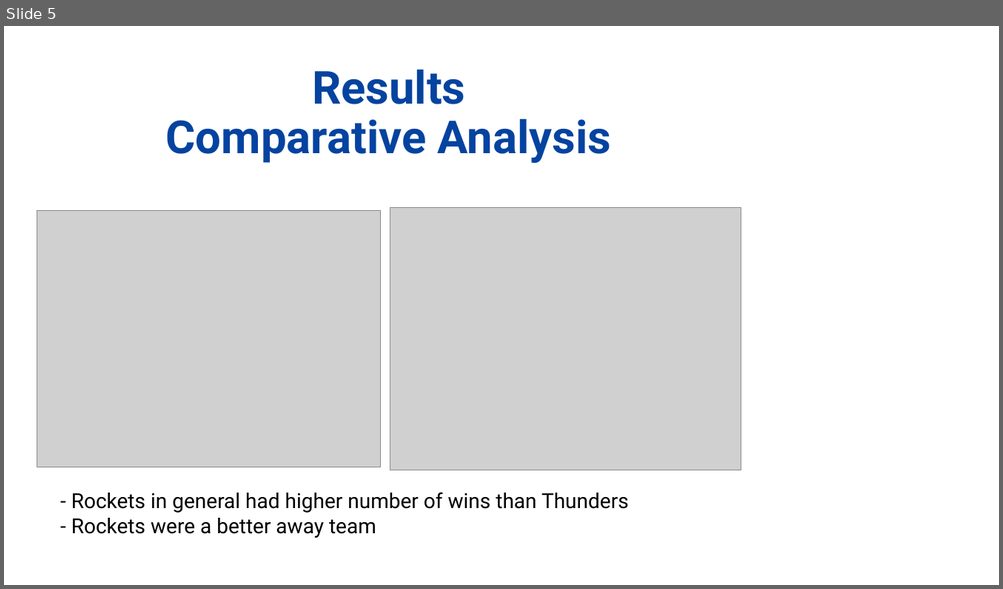
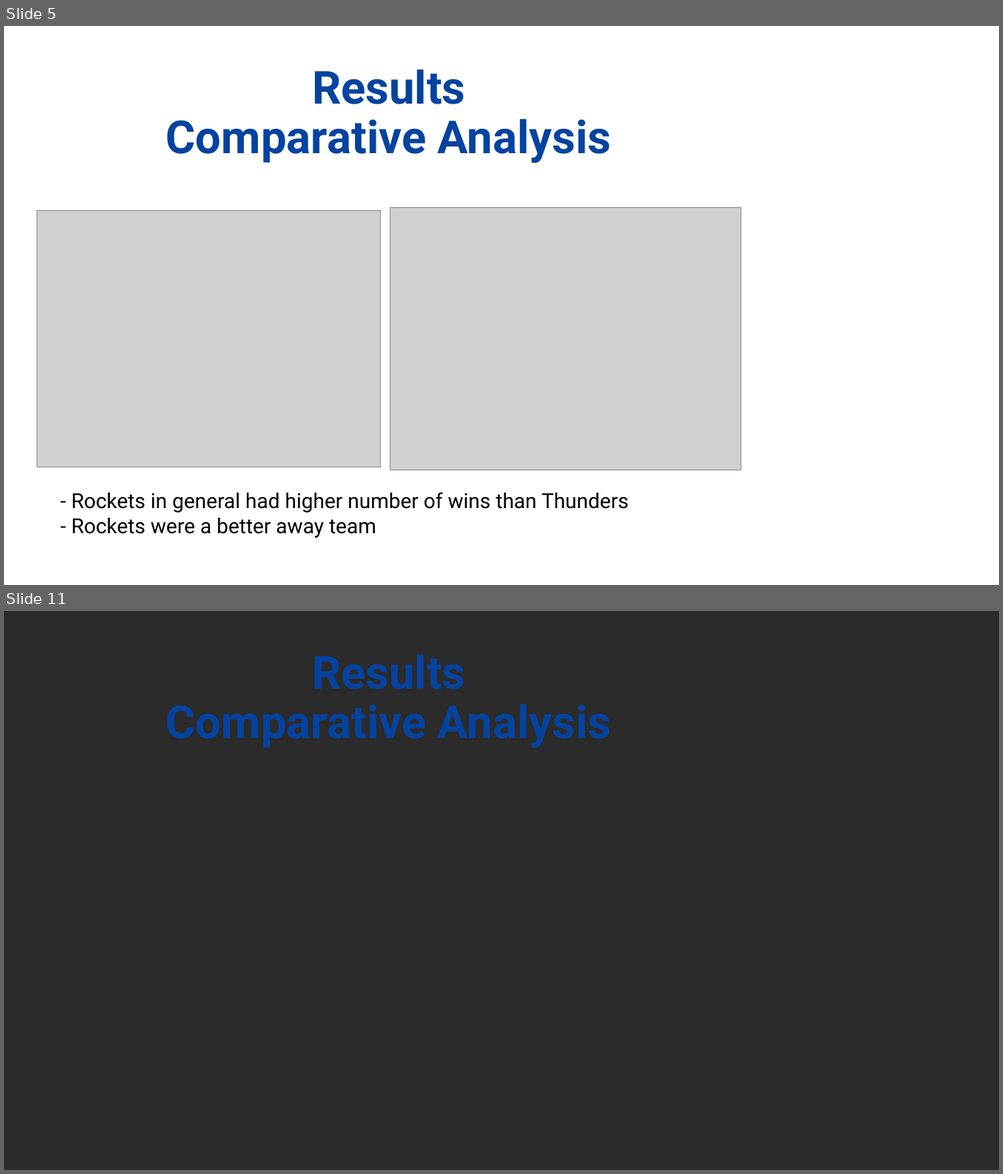
Before and after one commit to nickkeller21/Project1, a slide deck: nicolas/The Westbrook Project_progress.pptx. Shown one above the other, each under a label of ours: slide 5 before the commit, slides 5 and 11 after it; the slides between them are not shown. The pictures are 1003x589 and 1003x1174 pixels, drawn with LibreOffice and Linux fonts; fonts in the diff are those of the drawing; grey boxes stand for pictures; background and template pictures are left out; a plain dark background stands for a picture behind light text. Boxes give left, top, right and bottom in pixels: in the first picture for what was removed or moved away, otherwise in the second. Text is boxed around its words. In the diff, an @@ line names an element or a change of style, - is before the commit and + after.

```diff
--- a/nicolas/The Westbrook Project_progress.pptx
+++ b/nicolas/The Westbrook Project_progress.pptx
@@ slide 11 added at (4, 611, 999, 1170), background picture (left out) @@
@@ title added at (166, 655, 611, 748), 44 pt, text #0543A0, bold @@
+Results
+Comparative Analysis
```
Also in this commit, not shown: 6 slides changed, 1 slide removed, 5 other files.
